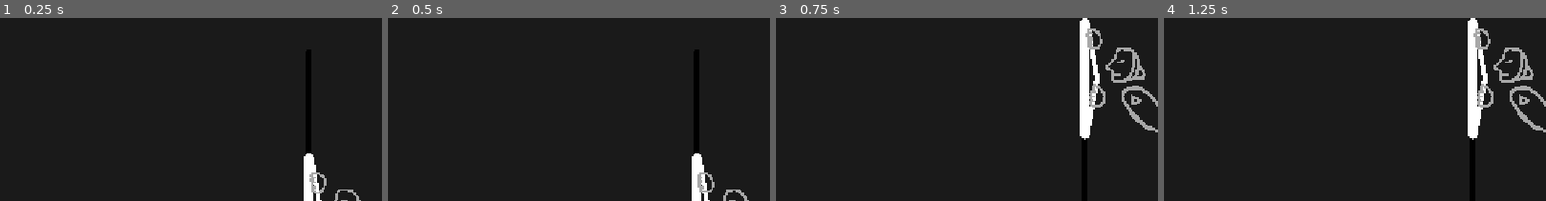
Above: before the commit, frames 1-4 (left to right).
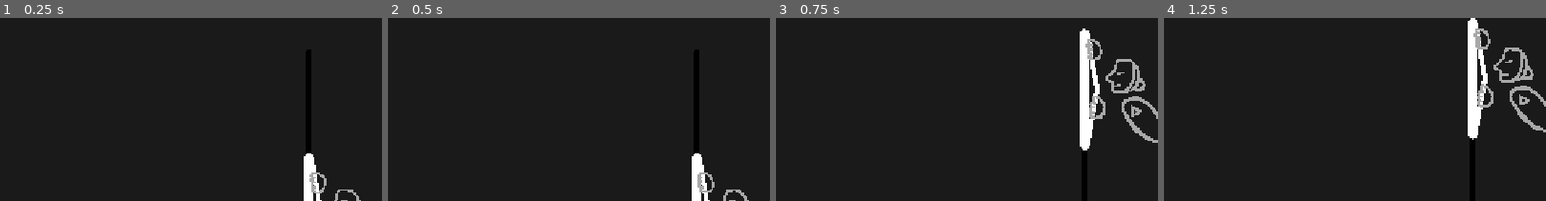
Above: after the commit, the same moments.

Repository: pixerhp/Pixers-Pong
Game: Godot game, scene res://scenes/topscenes/gameplay_topscene.tscn
Two runs of this game, one before a commit and one after it. Both use one fixed random seed, a clock stepped at 60 frames per second and the inputs below.
Inputs (mouse positions are % of the whole screen's width and height, from its top left):
- Up to frame 1 (0.25 s): no input
- Up to frame 2 (0.5 s): no input
- Up to frame 3 (0.75 s): move the mouse to (72, 48) at 0.52 s; hold Up (plr2_up) from 0.53 s (still down); click (72, 48) at 0.67 s
- Up to frame 4 (1.25 s): keep holding Up (plr2_up)
The pictures show only the part of the screen within x 50-100%, y 0-50%; the shares and areas given below are measured in that part.

Frames 1-2 are identical in both runs. In frame 3, 3.3% of the frame differs, in the area x 79-100%, y 0-73%; in frame 4, nothing differs.

Commit message:
Adjust paddle speeds (lower max, speedup slowed)

Diff:
--- a/scripts/gameplay_script.gd
+++ b/scripts/gameplay_script.gd
@@ -3,7 +3,7 @@
 const BALLMESH_DIAMETER: float = 14
 
 var PADDLE_MOVEACCEL: float = 14400.0
-var PADDLE_MAXSPEED: float = 1440.0
+var PADDLE_MAXSPEED: float = 1250.0
 var PADDLE_SLOWFACTOR: float = 0.05 # (lower numbers = higher friction)
 @onready var PADDLE_UP_LIMIT: float = (
 	%LeftMainBarMesh.mesh.height / 2.0)
@@ -66,7 +66,7 @@
 	var plr_prefix: String = ("plr1_" if is_plr1 else "plr2_")
 	# General setup:
 	var pad_vel: float = paddle_noderef.get_meta("velocity")
-	var slow_effect: float = (0.25 if Input.is_action_pressed(plr_prefix + "slow") else 1.0)
+	var slow_effect: float = (0.3 if Input.is_action_pressed(plr_prefix + "slow") else 1.0)
 	if slow_effect == 1.0:
 		paddlemesh_bars_noderef.modulate = Color.WHITE
 	else:
